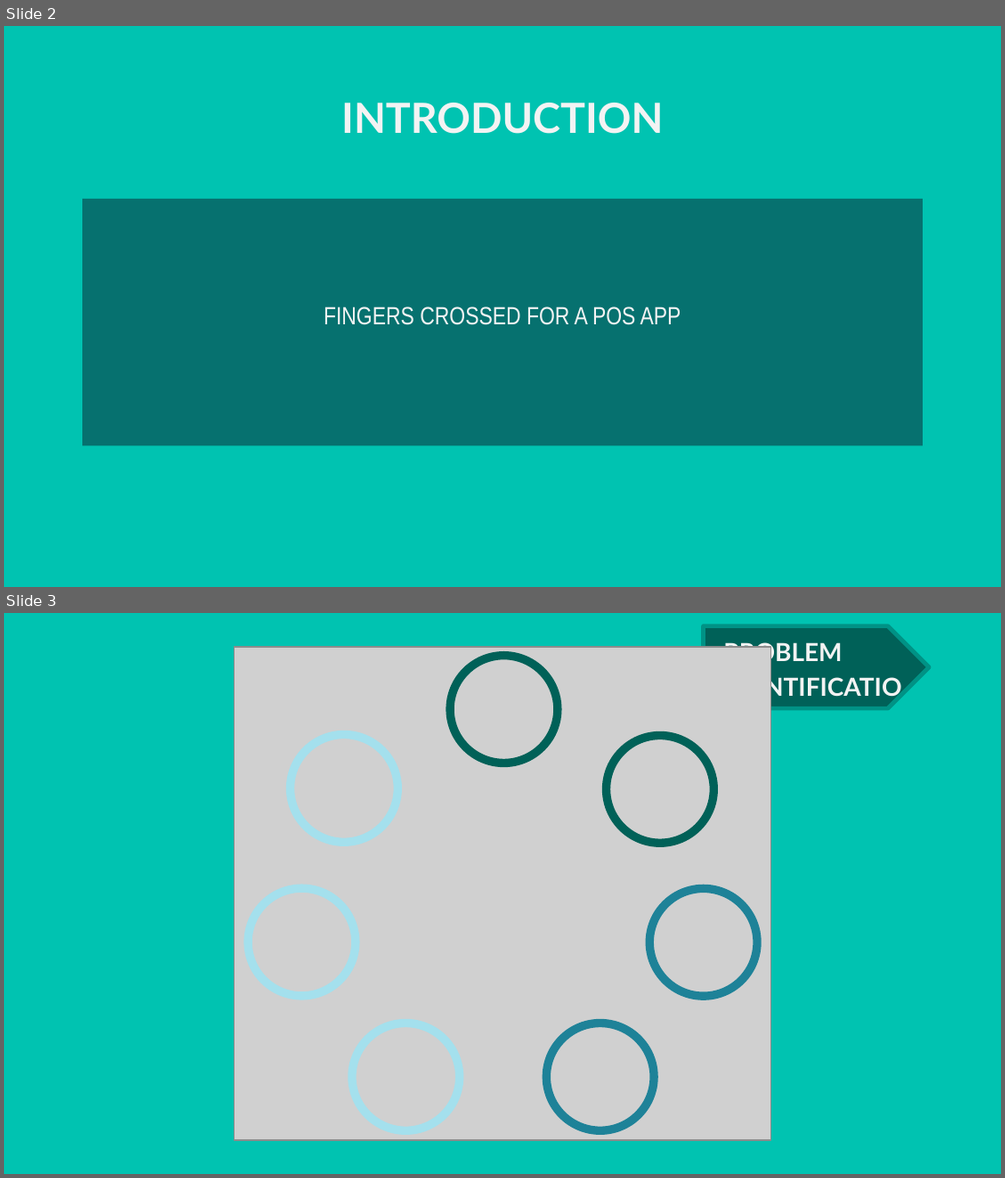
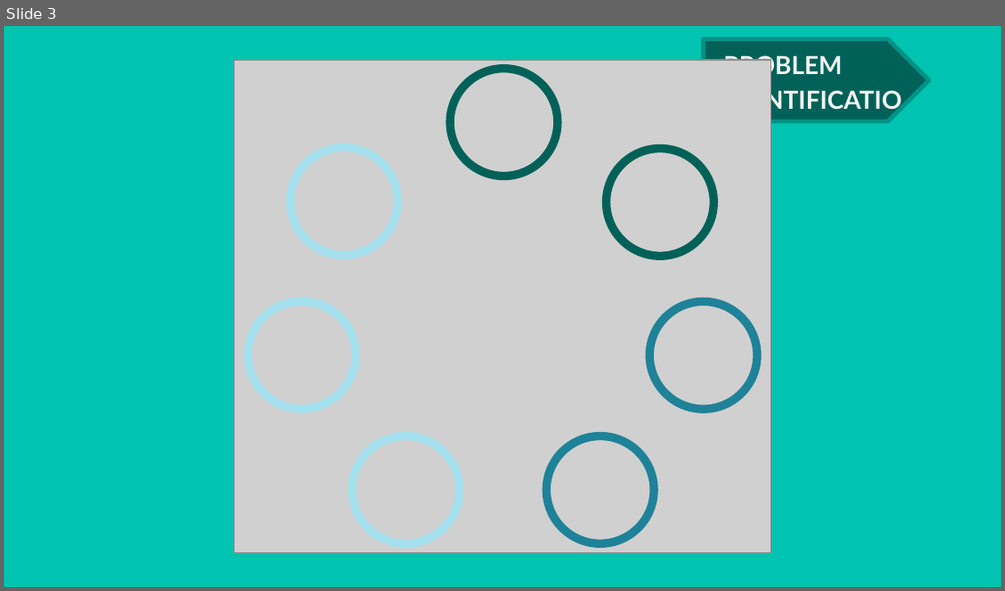
Before and after one commit to jpaglia/oec-2021, a slide deck: TEAMXXX_OEC2021_Programming.pptx. Shown one above the other, each under a label of ours: slides 2 and 3 before the commit, slide 3 after it. The pictures are 1005x1178 and 1005x591 pixels, drawn with LibreOffice and Linux fonts; fonts in the diff are those of the drawing; grey boxes stand for pictures; background and template pictures are left out. Boxes give left, top, right and bottom in pixels: in the first picture for what was removed or moved away, otherwise in the second. Text is boxed around its words. In the diff, an @@ line names an element or a change of style, - is before the commit and + after.

```diff
--- a/TEAMXXX_OEC2021_Programming.pptx
+++ b/TEAMXXX_OEC2021_Programming.pptx
@@ slide 2 removed at bbox=[4, 26, 1001, 587], background picture (left out) @@
@@ title removed at bbox=[341, 103, 663, 134] @@
-INTRODUCTION
@@ text removed at bbox=[82, 199, 923, 446] @@
-FINGERS CROSSED FOR A POS APP
```
Also in this commit, not shown: 6 slides changed, 7 slides added, 6 other slides removed, 1 other file.
